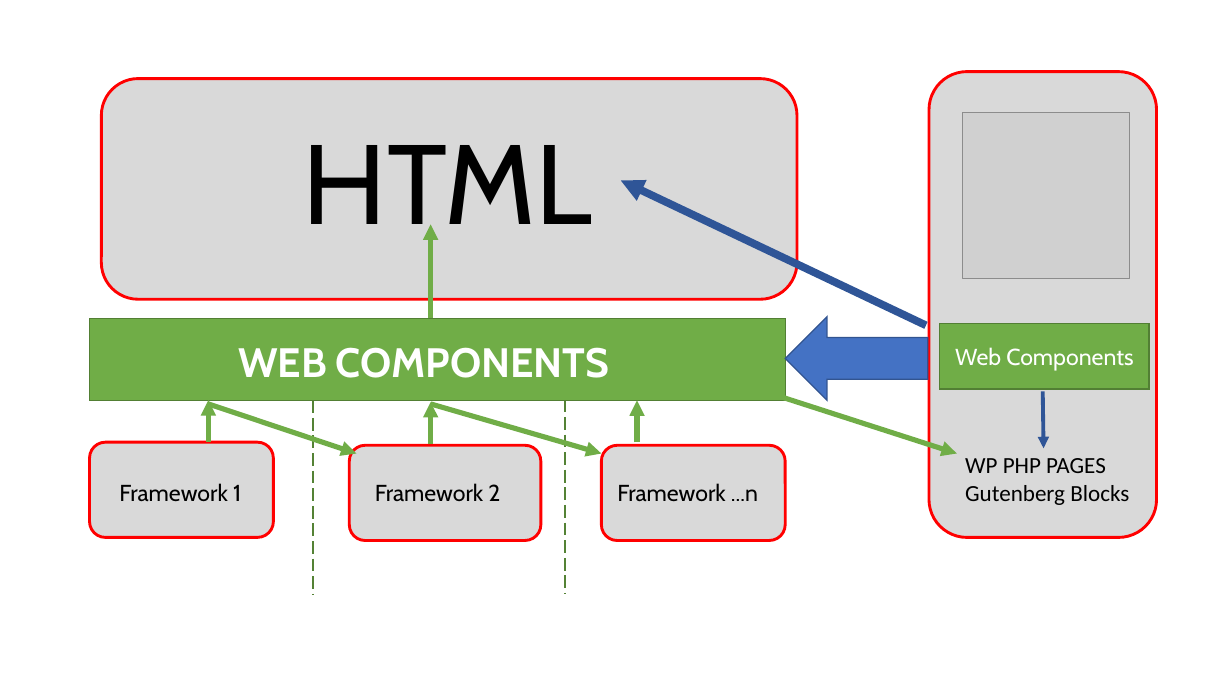
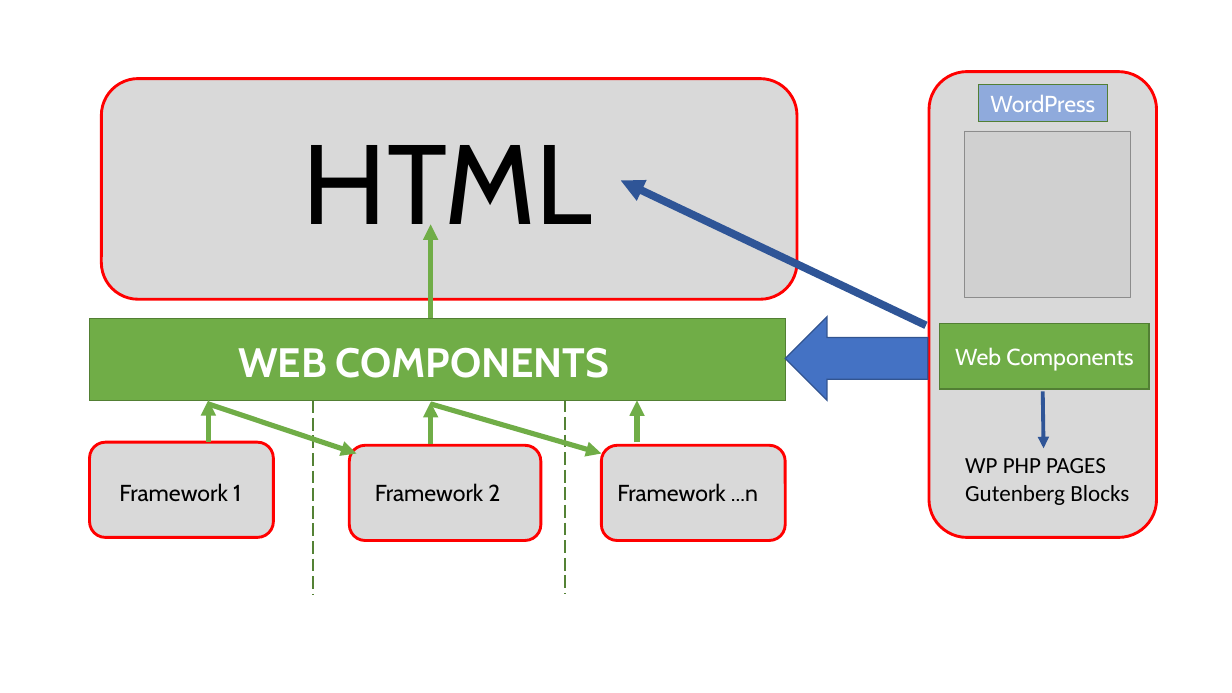
Before and after one commit to iwswordpress/WebComponents, a slide deck: slide 10 of Web-Components.pptx (slide 9 before the commit). Drawn at 1232x693 pixels with LibreOffice and Linux fonts; fonts in the diff are those of the drawing; grey boxes stand for pictures. Boxes give left, top, right and bottom in pixels: in the first picture for what was removed or moved away, otherwise in the second. Text is boxed around its words. In the diff, an @@ line names an element or a change of style, - is before the commit and + after.

```diff
--- a/Web-Components.pptx
+++ b/Web-Components.pptx
@@ rectangle added at (x1=979, y1=84, x2=1108, y2=121), fill #8FAADC, outline #538035 1 pt, 18 pt, text #FFFFFF @@
+WordPress
@@ picture moved from (x1=963, y1=113, x2=1129, y2=279) to (x1=964, y1=131, x2=1130, y2=298) @@
@@ arrow removed from (776, 396) to (958, 454) @@
```
Also in this commit, not shown: 3 other slides changed, 5 slides added, 1 slide removed, 8 other files.
